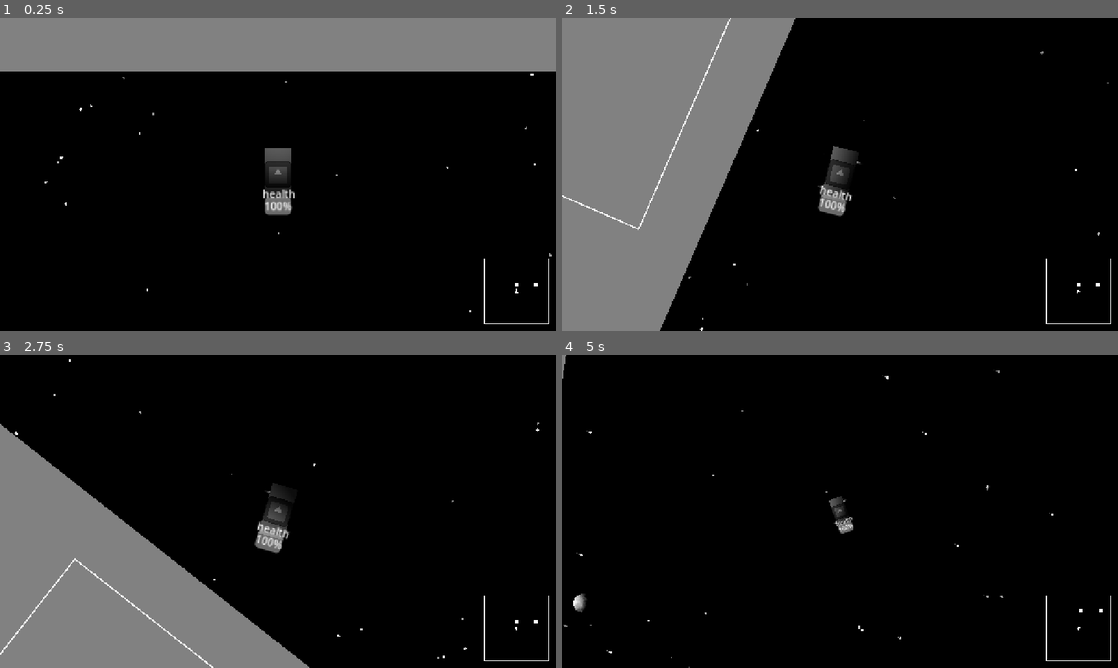
Above: before the commit, frames 1-4 (two rows, left to right).
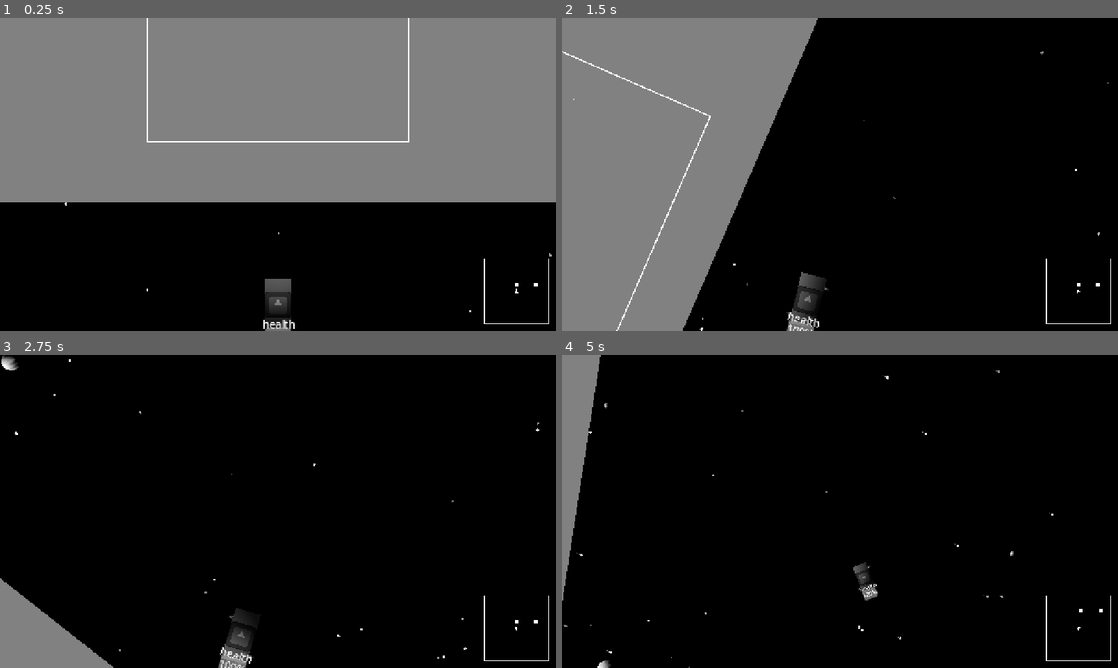
Above: after the commit, the same moments.

Repository: liamfmoran/1-bit-jam
Game: Godot game, scene res://scenes/main.tscn
Two runs of this game, one before a commit and one after it. Both use one fixed random seed, a clock stepped at 60 frames per second and the inputs below. The engine's default icon, where the game draws it, is replaced by a stand-in: a white triangle on a blue panel in a dark square.
Inputs:
- Up to frame 1 (0.25 s): no input
- Up to frame 2 (1.5 s): tap Enter at 0.5 s; hold D (turn_right) 0.53-1.28 s; hold E (brake) from 1.28 s (still down)
- Up to frame 3 (2.75 s): release E (brake) at 2.03 s; hold D (turn_right) from 2.03 s (still down)
- Up to frame 4 (5 s): release D (turn_right) at 2.78 s; hold W (thrust_forward) 2.78-3.53 s; hold A (turn_left) from 3.53 s (still down)

The runs differ from the first frame. In frame 1, 43% of the frame differs, in the area x 0-100%, y 0-100%; in frame 2, 6.2%; in frame 3, 20%; in frame 4, 3.4%.

Commit message:
camera offset and initial items

Diff:
--- a/autoload/game_state.gd
+++ b/autoload/game_state.gd
@@ -8,7 +8,8 @@
 signal undocked()
 signal hp_changed()
 
-var money: int = 10000
+var _is_ship_docked = false
+var money: int = 9999
 var hp: int = 100
 var active_jobs: Array[JobData] = []
 var inventory: Array[ItemData] = []
@@ -26,10 +27,12 @@
 
 
 func dock() -> void:
+	_is_ship_docked = true
 	docked.emit()
 
 
 func undock() -> void:
+	_is_ship_docked = false
 	undocked.emit()
 
 func update_hp(val:int) -> void:
--- a/autoload/world_data.gd
+++ b/autoload/world_data.gd
@@ -6,3 +6,8 @@
 	GAMMA,
 	DELTA
 }
+
+
+var data = {
+	0:{'pos':Vector2(0,0)}
+}
--- a/project.godot
+++ b/project.godot
@@ -70,6 +70,7 @@
 
 [rendering]
 
+textures/canvas_textures/default_texture_filter=0
 renderer/rendering_method="gl_compatibility"
 renderer/rendering_method.mobile="gl_compatibility"
 environment/defaults/default_clear_color=Color(0, 0, 0, 1)
--- a/resources/items/item_data.gd
+++ b/resources/items/item_data.gd
@@ -5,5 +5,6 @@
 @export var description: String
 @export var mass: float = 0.0
 @export var cost: int = 0
+@export var sell_value: int = 0
 @export var icon: Texture2D
 @export var is_part: bool
--- a/resources/items/test_item_1.tres
+++ b/resources/items/test_item_1.tres
@@ -1,11 +1,13 @@
 [gd_resource type="Resource" script_class="ItemData" format=3 uid="uid://0juojasyp6jn"]
 
+[ext_resource type="Texture2D" uid="uid://bcnythemdm480" path="res://assets/items/icons/gun.png" id="1_o1dpv"]
 [ext_resource type="Script" uid="uid://bn83rld2thelr" path="res://resources/items/item_data.gd" id="1_yy7qm"]
 
 [resource]
 script = ExtResource("1_yy7qm")
-display_name = "Test_Item_2"
-description = "idk"
+display_name = "BIG GUN"
+description = "THIS IS A TEST DESCRIPTION"
 mass = 1.0
 cost = 420
+icon = ExtResource("1_o1dpv")
 metadata/_custom_type_script = "uid://bn83rld2thelr"
--- a/resources/items/test_item_2.tres
+++ b/resources/items/test_item_2.tres
@@ -1,11 +1,13 @@
 [gd_resource type="Resource" script_class="ItemData" format=3 uid="uid://bsaogegin6k01"]
 
 [ext_resource type="Script" uid="uid://bn83rld2thelr" path="res://resources/items/item_data.gd" id="1_qeslp"]
+[ext_resource type="Texture2D" uid="uid://ci0kohc0nu0xm" path="res://assets/items/icons/rock.png" id="1_tdbun"]
 
 [resource]
 script = ExtResource("1_qeslp")
-display_name = "Test_Item_1"
+display_name = "SPACE ROCK"
 description = "idk"
 mass = 1.0
 cost = 30
+icon = ExtResource("1_tdbun")
 metadata/_custom_type_script = "uid://bn83rld2thelr"
--- a/resources/items/test_item_3.tres
+++ b/resources/items/test_item_3.tres
@@ -1,11 +1,13 @@
 [gd_resource type="Resource" script_class="ItemData" format=3 uid="uid://bjo1mylkwnkjg"]
 
+[ext_resource type="Texture2D" uid="uid://bglokxqmilw2b" path="res://assets/items/icons/crystal.png" id="1_11p5f"]
 [ext_resource type="Script" uid="uid://bn83rld2thelr" path="res://resources/items/item_data.gd" id="1_ns85e"]
 
 [resource]
 script = ExtResource("1_ns85e")
-display_name = "Test_Item_3"
+display_name = "GEM"
 description = "idk"
 mass = 1.0
 cost = 69
+icon = ExtResource("1_11p5f")
 metadata/_custom_type_script = "uid://bn83rld2thelr"
--- a/scenes/ship/ship.gd
+++ b/scenes/ship/ship.gd
@@ -89,10 +89,10 @@
 	var gimbal_target := 0.0 if braking else -turn_input * gimbal_max_angle
 	gimbal_angle = lerp(gimbal_angle, gimbal_target, gimbal_speed * delta)
 
-	if _docked and not braking and linear_velocity.length_squared()>0.1:
+	if GameState._is_ship_docked and not braking and linear_velocity.length_squared()>0.1:
 		braking = true
-	else:
-		_docked = false
+	elif GameState._is_ship_docked and Input.is_action_pressed('thrust_forward'):
+		GameState.undock()
 
 
 	if braking:
--- a/scenes/ui/inventory_menu.gd
+++ b/scenes/ui/inventory_menu.gd
@@ -63,7 +63,7 @@
 		_deselect_group(_shop_group)
 		_selected_item = item
 		_is_selling = true
-		action_button.text = 'Sell'
+		action_button.text = 'SELL'
 	else:
 		_selected_item = null
 
@@ -73,9 +73,10 @@
 		_deselect_group(_inventory_group)
 		_selected_item = item
 		_is_selling = false
-		action_button.text = 'Buy'
+		action_button.text = 'BUY'
 	else:
 		_selected_item = null
+
 
 
 func _deselect_group(group: ButtonGroup) -> void:
@@ -94,3 +95,5 @@
 		_shop_parts.erase(_selected_item.item_data)
 		print(_shop_parts)
 		GameState.buy_part(_selected_item.item_data)
+
+	action_button.text = ' '
--- a/scenes/ui/inventory_menu.tscn
+++ b/scenes/ui/inventory_menu.tscn
@@ -1,6 +1,9 @@
 [gd_scene format=3 uid="uid://bs7usyfiife1r"]
 
 [ext_resource type="Script" uid="uid://bie78fn3oxaxt" path="res://scenes/ui/inventory_menu.gd" id="1_n5k8r"]
+[ext_resource type="Texture2D" uid="uid://dxlbk34e2lsud" path="res://assets/ui/ninepatchtest.png" id="2_1jujj"]
+
+[sub_resource type="Theme" id="Theme_xmty8"]
 
 [node name="InventoryMenu" type="Control" unique_id=230427852]
 layout_mode = 3
@@ -9,7 +12,27 @@
 anchor_bottom = 1.0
 grow_horizontal = 2
 grow_vertical = 2
+theme = SubResource("Theme_xmty8")
 script = ExtResource("1_n5k8r")
+
+[node name="Background" type="NinePatchRect" parent="." unique_id=1746124541]
+layout_mode = 1
+anchors_preset = 15
+anchor_right = 1.0
+anchor_bottom = 1.0
+offset_left = 2.0
+offset_top = -1.0
+offset_right = 2.0
+offset_bottom = -1.0
+grow_horizontal = 2
+grow_vertical = 2
+texture = ExtResource("2_1jujj")
+patch_margin_left = 3
+patch_margin_top = 3
+patch_margin_right = 3
+patch_margin_bottom = 3
+axis_stretch_horizontal = 2
+axis_stretch_vertical = 2
 
 [node name="VBoxContainer" type="VBoxContainer" parent="." unique_id=553347918]
 layout_mode = 1
@@ -46,15 +69,6 @@
 [node name="HBoxContainer" type="HBoxContainer" parent="VBoxContainer" unique_id=425693839]
 layout_mode = 2
 
-[node name="ActionButton" type="Button" parent="VBoxContainer/HBoxContainer" unique_id=1386895505]
-unique_name_in_owner = true
-layout_mode = 2
-size_flags_horizontal = 3
-text = " "
-
-[node name="VSeparator" type="VSeparator" parent="VBoxContainer/HBoxContainer" unique_id=458407833]
-layout_mode = 2
-
 [node name="Credits" type="Label" parent="VBoxContainer/HBoxContainer" unique_id=1422042077]
 unique_name_in_owner = true
 custom_minimum_size = Vector2(100, 0)
@@ -62,6 +76,15 @@
 theme_override_colors/font_color = Color(0.2231029, 0.2231029, 0.22310287, 1)
 text = "Gold:"
 horizontal_alignment = 1
+
+[node name="VSeparator" type="VSeparator" parent="VBoxContainer/HBoxContainer" unique_id=458407833]
+layout_mode = 2
+
+[node name="ActionButton" type="Button" parent="VBoxContainer/HBoxContainer" unique_id=1386895505]
+unique_name_in_owner = true
+layout_mode = 2
+size_flags_horizontal = 3
+text = " "
 
 [node name="HSeparator2" type="HSeparator" parent="VBoxContainer" unique_id=536660667]
 layout_mode = 2
--- a/scenes/ui/item.gd
+++ b/scenes/ui/item.gd
@@ -6,3 +6,5 @@
 	item_data = item_data_to_render
 	%Name.text = item_data.display_name
 	%Price.text = str(item_data.cost)+' c'
+	if item_data.icon:
+		%Icon.texture = item_data.icon
--- a/scenes/ui/item.tscn
+++ b/scenes/ui/item.tscn
@@ -3,42 +3,48 @@
 [ext_resource type="Script" uid="uid://badww4tayxtyx" path="res://scenes/ui/item.gd" id="1_cwagn"]
 [ext_resource type="Texture2D" uid="uid://dbxud8km3iuy5" path="res://icon.svg" id="2_cwagn"]
 
+[sub_resource type="StyleBoxFlat" id="StyleBoxFlat_cwagn"]
+bg_color = Color(0, 0, 0, 1)
+
+[sub_resource type="StyleBoxFlat" id="StyleBoxFlat_nmkv6"]
+
 [node name="Item" type="Button" unique_id=815075186]
-custom_minimum_size = Vector2(200, 50)
-offset_right = 240.0
-offset_bottom = 50.0
+custom_minimum_size = Vector2(200, 25)
+offset_right = 200.0
+offset_bottom = 25.0
+theme_override_styles/normal = SubResource("StyleBoxFlat_cwagn")
+theme_override_styles/hover = SubResource("StyleBoxFlat_nmkv6")
 toggle_mode = true
 alignment = 0
 script = ExtResource("1_cwagn")
 
 [node name="HBoxContainer" type="HBoxContainer" parent="." unique_id=120323933]
+custom_minimum_size = Vector2(200, 25)
 layout_mode = 1
 anchors_preset = 15
 anchor_right = 1.0
 anchor_bottom = 1.0
-offset_right = -40.0
 grow_horizontal = 2
 grow_vertical = 2
+theme_override_constants/separation = 10
 
-[node name="TextureRect" type="TextureRect" parent="HBoxContainer" unique_id=1724796206]
+[node name="Icon" type="TextureRect" parent="HBoxContainer" unique_id=1724796206]
+unique_name_in_owner = true
+custom_minimum_size = Vector2(50, 0)
 layout_mode = 2
 texture = ExtResource("2_cwagn")
 expand_mode = 2
 
-[node name="VBoxContainer" type="VBoxContainer" parent="HBoxContainer" unique_id=1526760517]
-layout_mode = 2
-size_flags_horizontal = 3
-
-[node name="Name" type="Label" parent="HBoxContainer/VBoxContainer" unique_id=439096452]
+[node name="Name" type="Label" parent="HBoxContainer" unique_id=439096452]
 unique_name_in_owner = true
 custom_minimum_size = Vector2(100, 0)
 layout_mode = 2
 size_flags_vertical = 6
-theme_override_font_sizes/font_size = 20
+theme_override_font_sizes/font_size = 16
 text = "TEST TEST"
 horizontal_alignment = 1
 
-[node name="Price" type="Label" parent="HBoxContainer/VBoxContainer" unique_id=1584161413]
+[node name="Price" type="Label" parent="HBoxContainer" unique_id=1584161413]
 unique_name_in_owner = true
 layout_mode = 2
 size_flags_vertical = 6
--- a/scenes/world/camera_manager.gd
+++ b/scenes/world/camera_manager.gd
@@ -12,8 +12,12 @@
 
 var _ship: Node2D
 var _zoom_tween: Tween
+var _position_tween: Tween
 var _current_rotation: float = 0.0
 var _dock_zoom_weight: float = 0.0
+var _position_offset_weight := 1.0
+
+const SHIP_OFFSET: Vector2 = Vector2(0, 200)
 
 
 func _ready() -> void:
@@ -29,7 +33,8 @@
 	if not ship:
 		return
 
-	global_position = ship.global_position
+	var offset := SHIP_OFFSET.rotated(ship.global_rotation) * _position_offset_weight
+	global_position = ship.global_position - offset
 
 	_current_rotation = lerp_angle(_current_rotation, ship.global_rotation, rotation_smoothing * delta)
 	global_rotation = _current_rotation
@@ -44,6 +49,11 @@
 
 
 func _on_docked() -> void:
+	if _position_tween:
+		_position_tween.kill()
+	_position_tween = create_tween().set_ease(Tween.EASE_IN_OUT).set_trans(Tween.TRANS_CUBIC)
+	_position_tween.tween_property(self, "_position_offset_weight", 0.0, dock_zoom_duration)
+
 	if _zoom_tween:
 		_zoom_tween.kill()
 	_zoom_tween = create_tween().set_ease(Tween.EASE_IN_OUT).set_trans(Tween.TRANS_CUBIC)
@@ -54,6 +64,11 @@
 
 
 func _on_undocked() -> void:
+	if _position_tween:
+		_position_tween.kill()
+	_position_tween = create_tween().set_ease(Tween.EASE_IN_OUT).set_trans(Tween.TRANS_CUBIC)
+	_position_tween.tween_property(self, "_position_offset_weight", 1.0, undock_zoom_duration)
+
 	if _zoom_tween:
 		_zoom_tween.kill()
 	_zoom_tween = create_tween().set_ease(Tween.EASE_IN_OUT).set_trans(Tween.TRANS_CUBIC)
--- a/scenes/world/dock.gd
+++ b/scenes/world/dock.gd
@@ -6,6 +6,7 @@
 
 @onready var left_panel: ColorRect = $Panels/LeftPanel
 @onready var right_panel: ColorRect = $Panels/RightPanel
+@onready var top_panel: ColorRect = $Panels/TopPanel
 @onready var detection_zone: Area2D = $DetectionZone
 
 const ANIM_DURATION := 0.4
@@ -24,6 +25,8 @@
 	detection_zone.body_exited.connect(_on_body_exited)
 	left_panel.scale.x = 0.0
 	right_panel.scale.x = 0.0
+	top_panel.scale.x=0.0
+	%StationLabel.text = "Station: " + str(dock_name)
 
 
 func _on_body_entered(body: Node2D) -> void:
@@ -32,9 +35,9 @@
 	_docked_ship = body
 
 	body.freeze = true
-	var tween_pos : Tween = create_tween().set_ease(Tween.EASE_OUT).set_trans(Tween.TRANS_CUBIC)
+	var tween_pos : Tween = create_tween().set_ease(Tween.EASE_OUT).set_trans(Tween.TRANS_LINEAR)
 	tween_pos.tween_property(body, "global_position", detection_zone.global_position, 1.0)
-	var tween_rot : Tween = create_tween().set_ease(Tween.EASE_OUT).set_trans(Tween.TRANS_CUBIC)
+	var tween_rot : Tween = create_tween().set_ease(Tween.EASE_IN_OUT).set_trans(Tween.TRANS_LINEAR)
 
 	tween_rot.tween_property(body, "global_rotation", detection_zone.global_rotation, 1.0)
 	tween_pos.finished.connect(func():
@@ -47,7 +50,6 @@
 	_show_menus()
 	_animate_panels(true)
 
-	body._docked = true
 
 
 
@@ -94,3 +96,4 @@
 
 	_panel_tween.tween_property(left_panel, "scale:x", target_scale, ANIM_DURATION)
 	_panel_tween.tween_property(right_panel, "scale:x", target_scale, ANIM_DURATION)
+	_panel_tween.tween_property(top_panel, "scale:x", target_scale, ANIM_DURATION)
--- a/scenes/world/dock.tscn
+++ b/scenes/world/dock.tscn
@@ -39,6 +39,7 @@
 offset_right = -140.0
 offset_bottom = 200.0
 pivot_offset = Vector2(240, 0)
+color = Color(1, 1, 1, 0.61960787)
 
 [node name="RightPanel" type="ColorRect" parent="Panels" unique_id=749663073]
 clip_contents = true
@@ -46,3 +47,25 @@
 offset_top = -200.0
 offset_right = 380.0
 offset_bottom = 200.0
+color = Color(1, 1, 1, 0.61960787)
+
+[node name="TopPanel" type="ColorRect" parent="Panels" unique_id=1650667739]
+clip_contents = true
+offset_left = -120.0
+offset_top = -206.0
+offset_right = 120.0
+offset_bottom = -160.0
+pivot_offset = Vector2(240, 0)
+color = Color(1, 1, 1, 0)
+
+[node name="StationLabel" type="Label" parent="Panels/TopPanel" unique_id=599261730]
+unique_name_in_owner = true
+layout_mode = 1
+anchors_preset = 15
+anchor_right = 1.0
+anchor_bottom = 1.0
+grow_horizontal = 2
+grow_vertical = 2
+text = "STATION: DELTA"
+horizontal_alignment = 1
+vertical_alignment = 1
--- a/scenes/world/world.tscn
+++ b/scenes/world/world.tscn
@@ -23,6 +23,7 @@
 
 [node name="DockB" parent="." unique_id=175561740 instance=ExtResource("2_n7x3q")]
 position = Vector2(1195, -395)
+dock_name = 1
 parts_for_sale = Array[ExtResource("4_1yooq")]([ExtResource("5_gb53w"), ExtResource("6_5qq27")])
 
 [node name="Camera2D" type="Camera2D" parent="." unique_id=1697368732]
Binary file added: assets/items/icons/crystal.png
Not shown, added: assets/items/icons/crystal.png.import
Binary file added: assets/items/icons/gun.png
Not shown, added: assets/items/icons/gun.png.import
Binary file added: assets/items/icons/rock.png
Not shown, added: assets/items/icons/rock.png.import
Binary file added: assets/ui/ninepatchtest.png
Not shown, added: assets/ui/ninepatchtest.png.import
